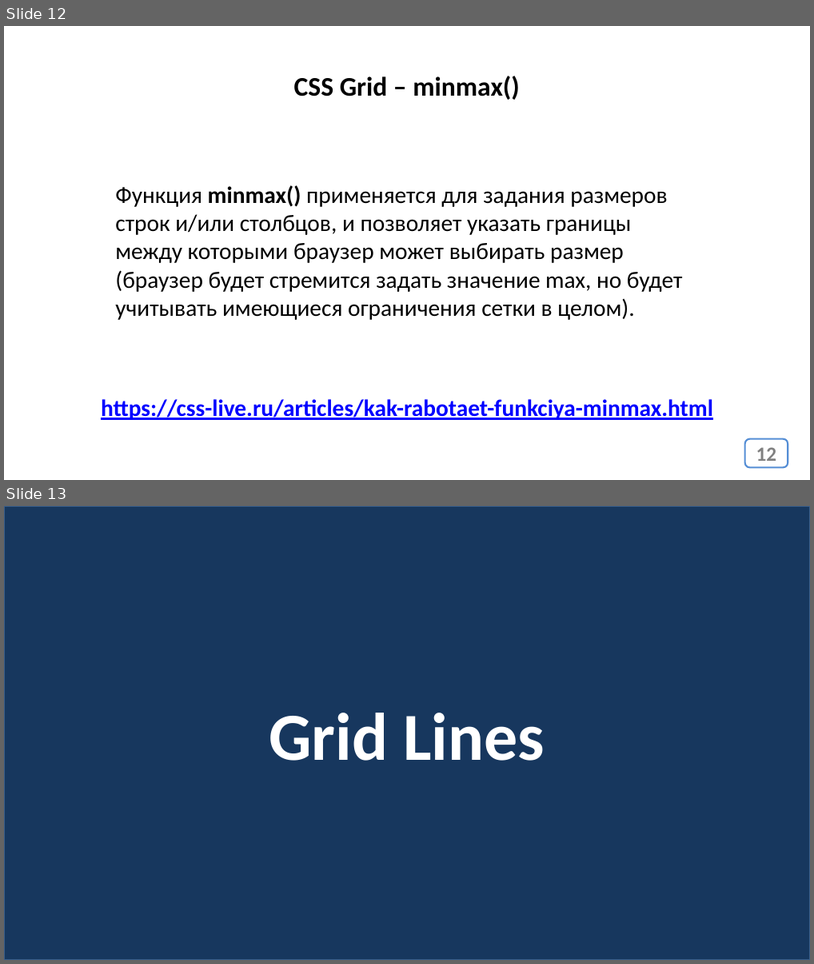
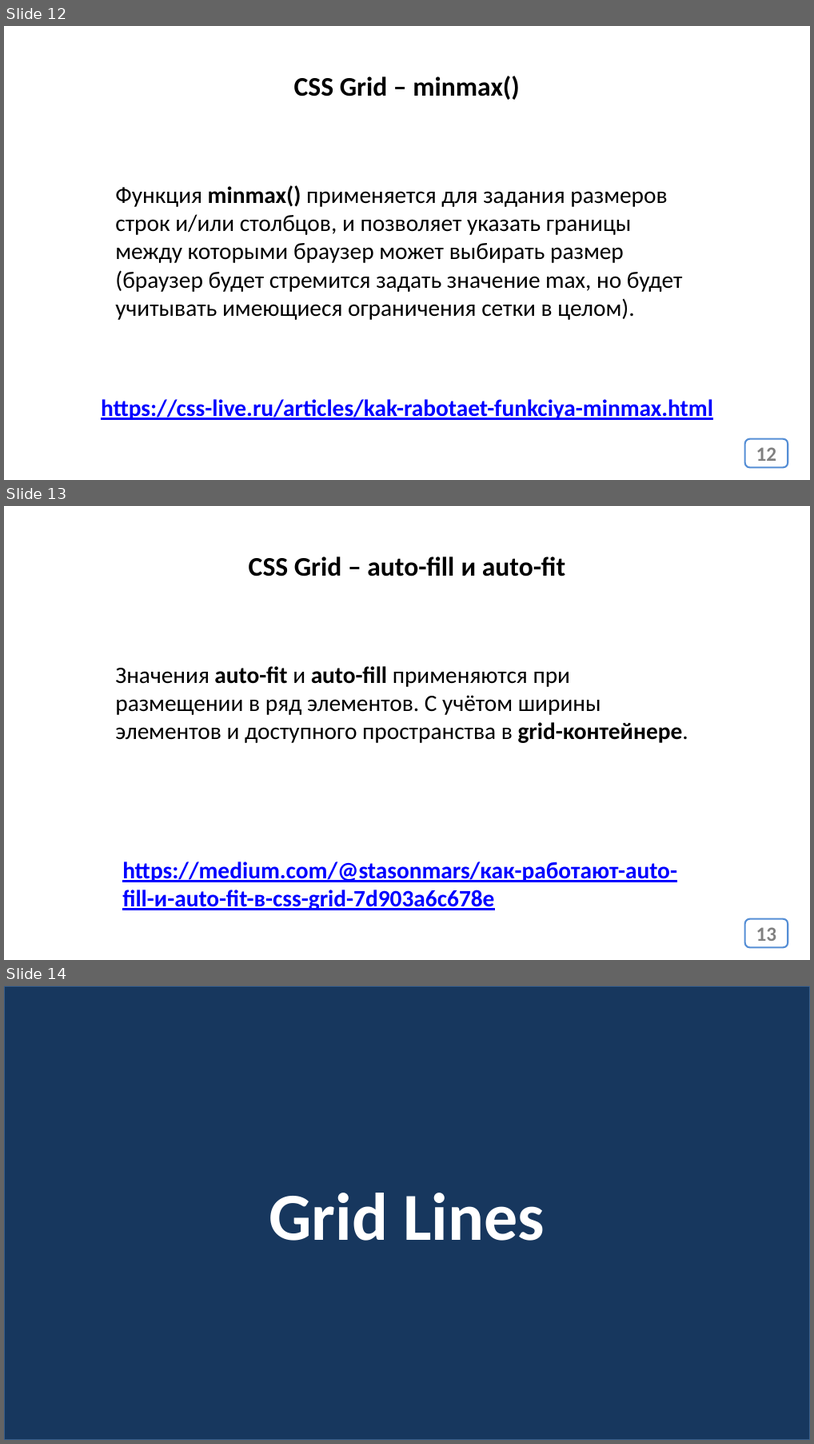
Before and after one commit to web37-ortdnipro/lesson11, a slide deck: lesson11.pptx. Shown one above the other, each under a label of ours: slides 12 and 13 before the commit, slides 12, 13 and 14 after it. The pictures are 814x964 and 814x1444 pixels, drawn with LibreOffice and Linux fonts; fonts in the diff are those of the drawing. Boxes give left, top, right and bottom in pixels: in the first picture for what was removed or moved away, otherwise in the second. Text is boxed around its words. In the diff, an @@ line names an element or a change of style, - is before the commit and + after.

```diff
--- a/lesson11.pptx
+++ b/lesson11.pptx
@@ slide 13 added at [4, 506, 810, 960], background #FFFFFF @@
@@ text added at [249, 556, 566, 576], 32 pt, text #000000, bold @@
+CSS Grid – auto-fill и auto-fit
@@ text added at [115, 666, 689, 743], 28 pt, text #000000 @@
+Значения auto-fit и auto-fill применяются при размещении в ряд элементов. С учётом ширины элементов и доступного пространства в grid-контейнере.
@@ text added at [122, 861, 678, 910], 28 pt, text #0000FF, bold, underline @@
+https://medium.com/@stasonmars/как-работают-auto-fill-и-auto-fit-в-css-grid-7d903a6c678e
@@ page number added at [746, 919, 789, 947], fill #FFFFFF, outline #558ED5 2 pt, 24 pt, text #808080, bold @@
+13
@@ what was slide 13 is now slide 14 @@
```
Also in this commit, not shown: 1 other file.
